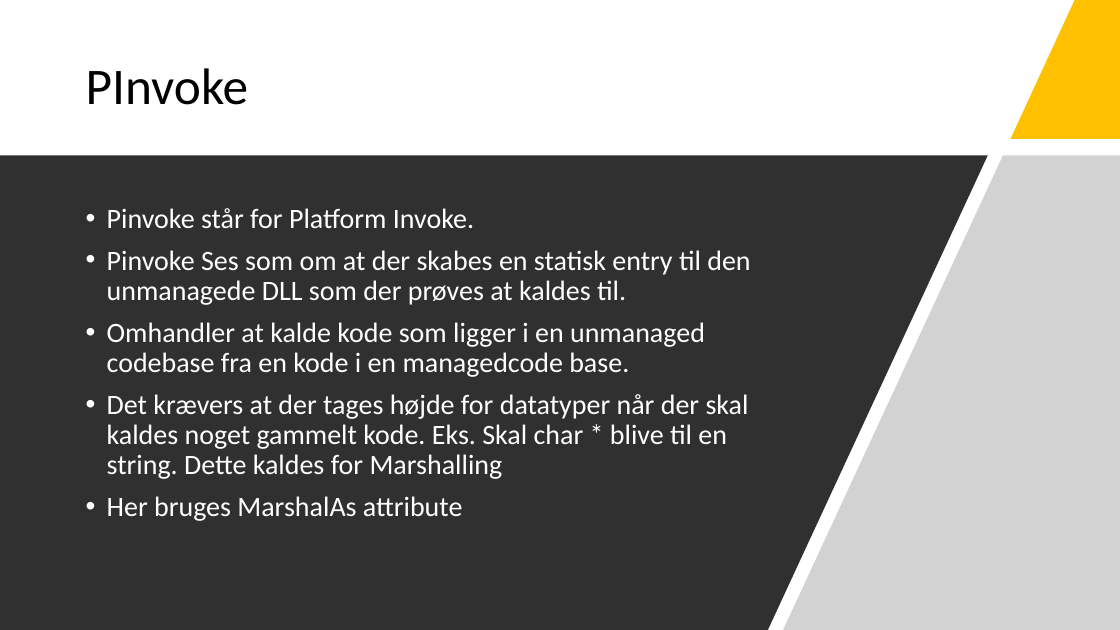
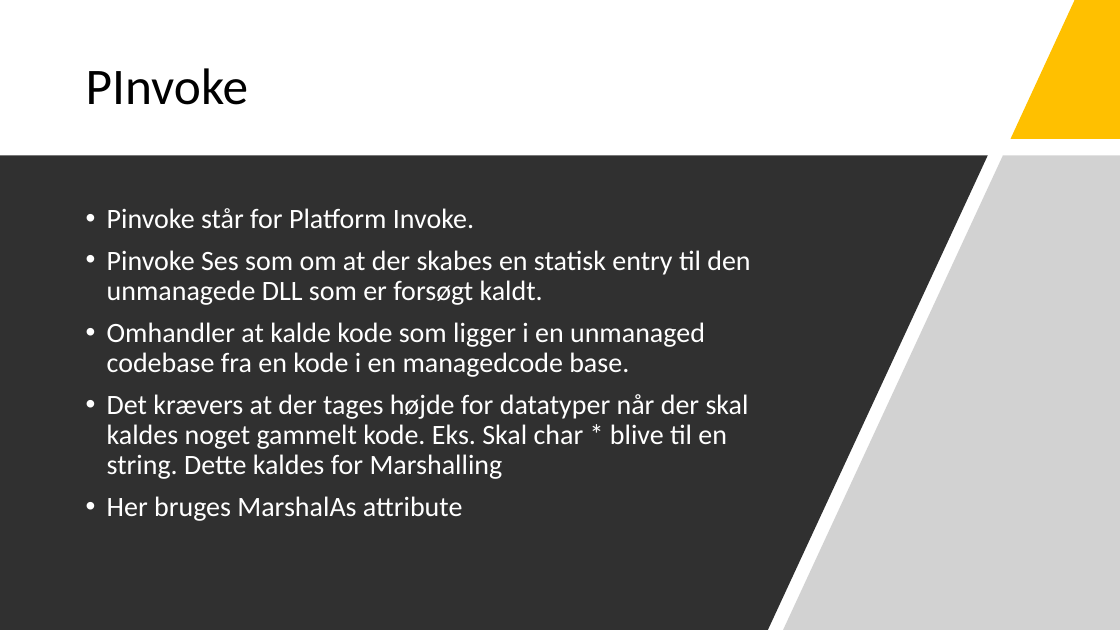
Before and after one commit to Bl0bb3r/KPU_CBD, a slide deck: slide 5 of Presentations/6_Interoperability.pptx. Drawn at 1120x630 pixels with LibreOffice and Linux fonts; fonts in the diff are those of the drawing. Boxes give left, top, right and bottom in pixels: in the first picture for what was removed or moved away, otherwise in the second. Text is boxed around its words. In the diff, an @@ line names an element or a change of style, - is before the commit and + after.

```diff
--- a/Presentations/6_Interoperability.pptx
+++ b/Presentations/6_Interoperability.pptx
@@ text at [107, 250, 750, 305]: text changed @@
-• Pinvoke Ses som om at der skabes en statisk entry til den unmanagede DLL som der prøves at kaldes til.
+• Pinvoke Ses som om at der skabes en statisk entry til den unmanagede DLL som er forsøgt kaldt.
```
Also in this commit, not shown: 1 other slide changed, 7 other files.
